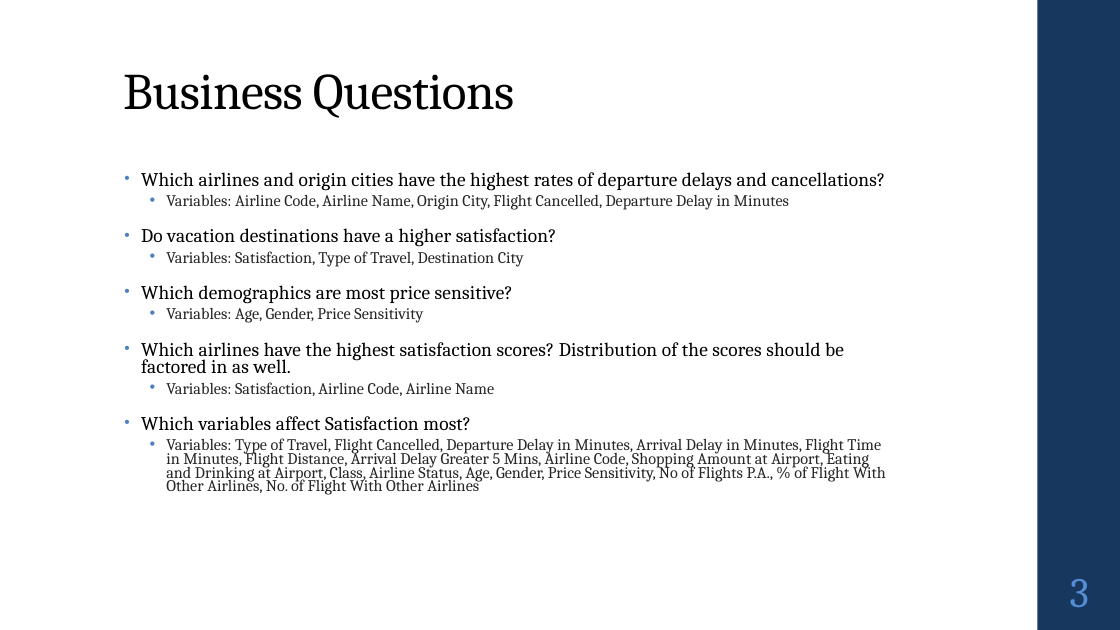
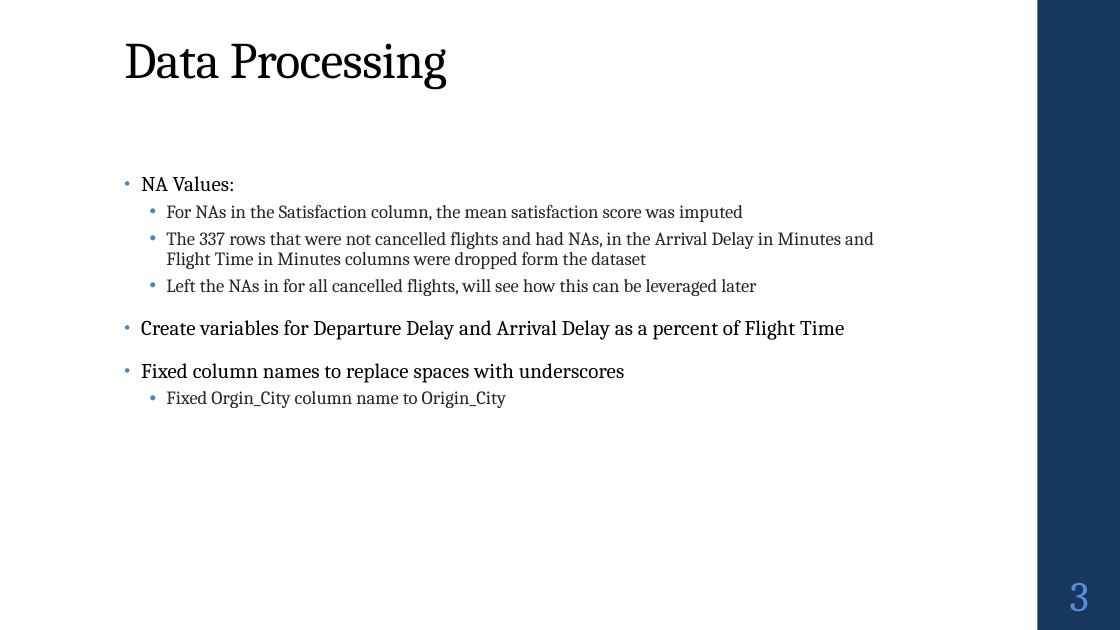
Before and after one commit to Alec-Schneider/FlightSurveyProject, a slide deck: slide 3 of Alec_Schneider_Project 2.pptx. Drawn at 1120x630 pixels with LibreOffice and Linux fonts; fonts in the diff are those of the drawing. Boxes give left, top, right and bottom in pixels: in the first picture for what was removed or moved away, otherwise in the second. Text is boxed around its words. In the diff, an @@ line names an element or a change of style, - is before the commit and + after.

Commit message:
Finalized Update 2 & Continued EDA & Data Transformation

```diff
--- a/Alec_Schneider_Project 2.pptx
+++ b/Alec_Schneider_Project 2.pptx
@@ title "Data Processing" at <box>124,43,447,90</box>: vertical alignment bottom to middle @@
@@ title at <box>124,43,447,90</box>: text changed @@
-Business Questions
+Data Processing
@@ text at <box>141,176,874,408</box>: text changed; size 13.9 to 16 pt @@
-• Which airlines and origin cities have the highest rates of departure delays and cancellations?
-  • Variables: Airline Code, Airline Name, Origin City, Flight Cancelled, Departure Delay in Minutes
-• Do vacation destinations have a higher satisfaction?
-  • Variables: Satisfaction, Type of Travel, Destination City
-• Which demographics are most price sensitive?
-  • Variables: Age, Gender, Price Sensitivity
-• Which airlines have the highest satisfaction scores? Distribution of the scores should be factored in as well.
-  • Variables: Satisfaction, Airline Code, Airline Name
-• Which variables affect Satisfaction most?
-  • Variables: Type of Travel, Flight Cancelled, Departure Delay in Minutes, Arrival Delay in Minutes, Flight Time in Minutes, Flight Distance, Arrival Delay Greater 5 Mins, Airline Code, Shopping Amount at Airport, Eating and Drinking at Airport, Class, Airline Status, Age, Gender, Price Sensitivity, No of Flights P.A., % of Flight With Other Airlines, No. of Flight With Other Airlines
+• NA Values:
+  • For NAs in the Satisfaction column, the mean satisfaction score was imputed
+  • The 337 rows that were not cancelled flights and had NAs, in the Arrival Delay in Minutes and Flight Time in Minutes columns were dropped form the dataset
+  • Left the NAs in for all cancelled flights, will see how this can be leveraged later
+• Create variables for Departure Delay and Arrival Delay as a percent of Flight Time
+• Fixed column names to replace spaces with underscores
+  • Fixed Orgin_City column name to Origin_City
@@ page number at <box>1070,583,1089,611</box>: line spacing 0.9 to 1 @@
```
Also in this commit, not shown: 3 other slides changed, 3 slides added, 8 other files.
